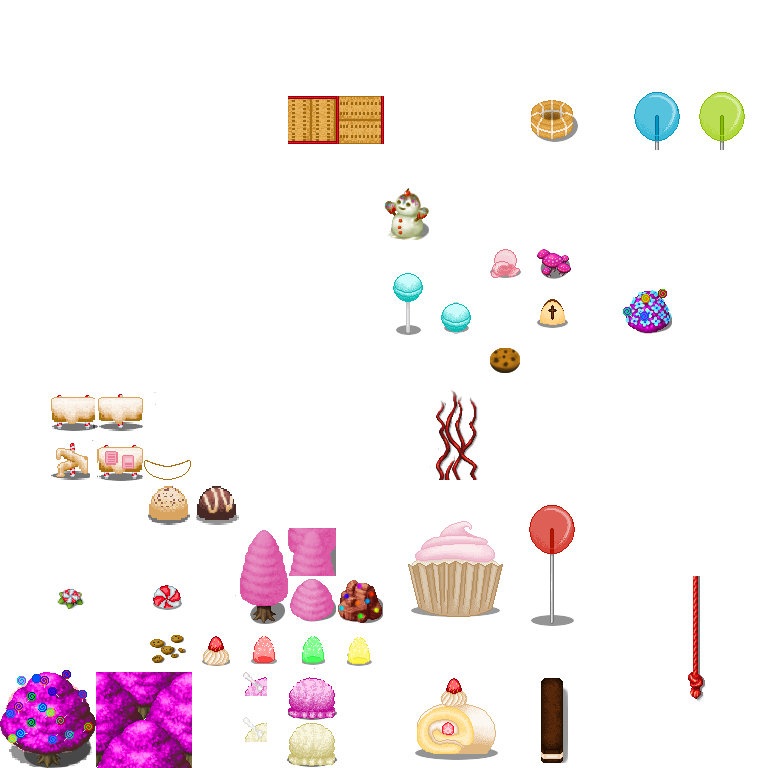
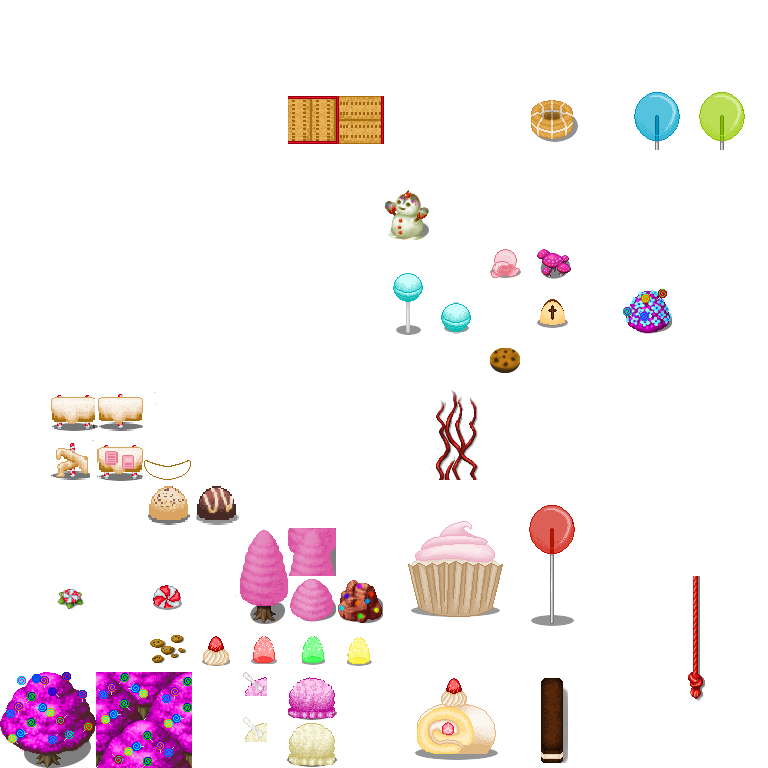
Layer changes from the first 768×768 image to the second:
painted on "Layer 4 copy 3" over <box>62,670,193,768</box>
painted on "Layer 4" over <box>6,672,192,768</box>
painted on "Layer 9" over <box>404,188,410,198</box>
